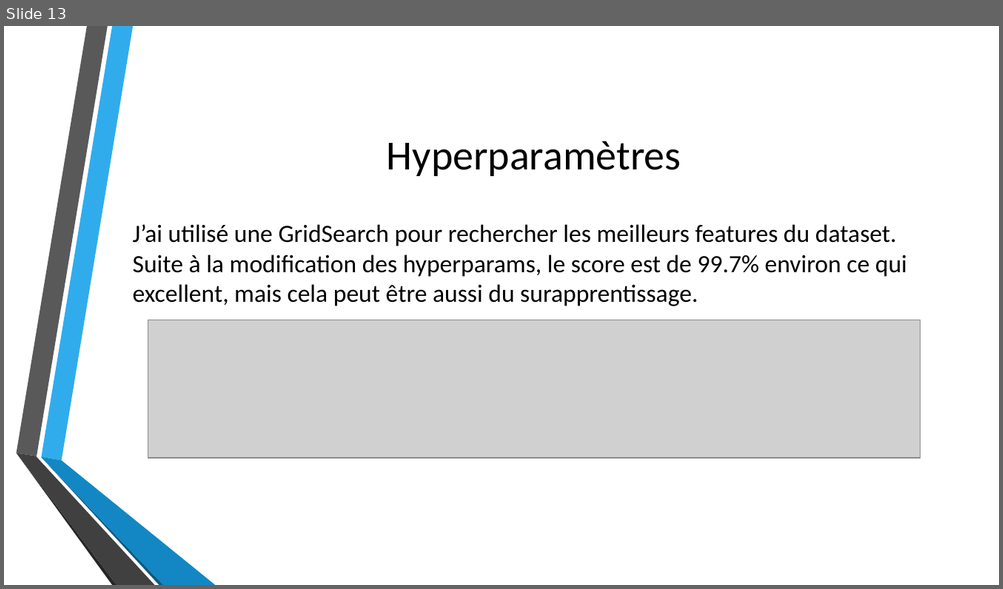
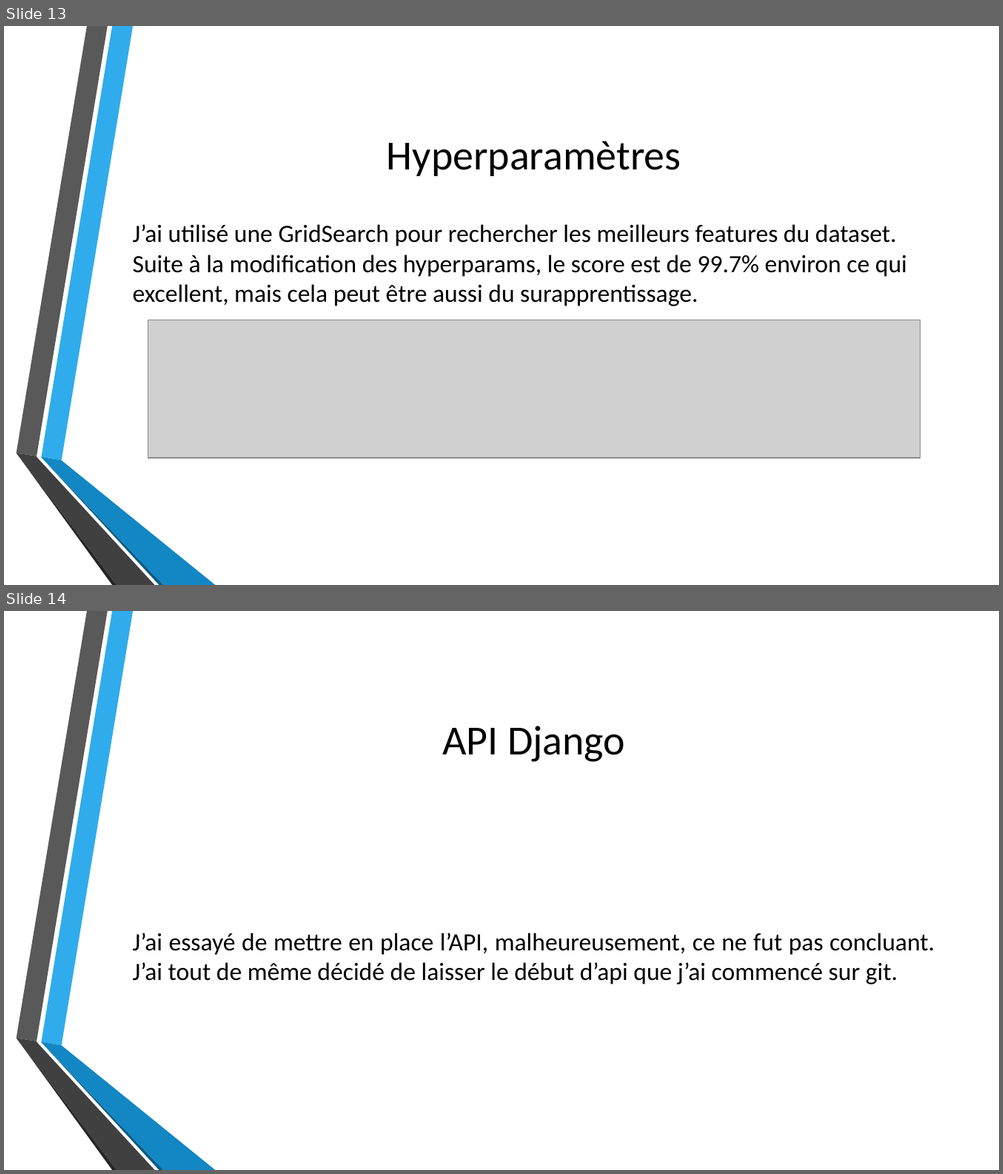
Before and after one commit to HenD-11/PythonForDataAnalysis, a slide deck: PPT_python4data.pptx. Shown one above the other, each under a label of ours: slide 13 before the commit, slides 13 and 14 after it. The pictures are 1003x589 and 1003x1174 pixels, drawn with LibreOffice and Linux fonts; fonts in the diff are those of the drawing; grey boxes stand for pictures; background and template pictures are left out. Boxes give left, top, right and bottom in pixels: in the first picture for what was removed or moved away, otherwise in the second. Text is boxed around its words. In the diff, an @@ line names an element or a change of style, - is before the commit and + after.

```diff
--- a/PPT_python4data.pptx
+++ b/PPT_python4data.pptx
@@ slide 14 added at [4, 611, 999, 1170], background picture (left out); not listed: 6 template elements that a slide beside it also shows @@
@@ title added at [442, 726, 625, 762], 40 pt, text #000000 @@
+API Django
@@ text added at [133, 933, 934, 985], 24 pt, text #000000 @@
+J’ai essayé de mettre en place l’API, malheureusement, ce ne fut pas concluant. J’ai tout de même décidé de laisser le début d’api que j’ai commencé sur git.
```
Also in this commit, not shown: 1 other slide added, 1 other file.
